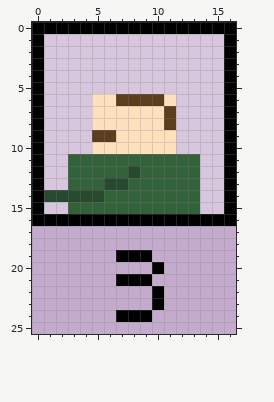
A pixel-art sprite gets an edit: assets/images/boris-off.png. This is how it looked before the edit.
The file is 17x26 pixels.
After:
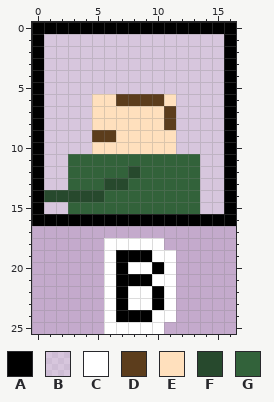
Palette (. is transparent): A #000000  B #ffffff54  C #ffffff  D #5c3d1c  E #ffe0bd  F #27492d  G #32623a
Changes in this commit:
{"y":18,"x":6,"old":".....","new":"CCCCC"}
{"y":19,"x":6,"old":".","new":"C"}
{"y":19,"x":10,"old":"..","new":"CC"}
{"y":20,"x":6,"old":"....","new":"CACC"}
{"y":20,"x":11,"old":".","new":"C"}
{"y":21,"x":6,"old":".","new":"C"}
{"y":21,"x":10,"old":"..","new":"CC"}
{"y":22,"x":6,"old":"....","new":"CACC"}
{"y":22,"x":11,"old":".","new":"C"}
{"y":23,"x":6,"old":"....","new":"CACC"}
{"y":23,"x":11,"old":".","new":"C"}
{"y":24,"x":6,"old":".","new":"C"}
{"y":24,"x":10,"old":"..","new":"CC"}
{"y":25,"x":6,"old":".....","new":"CCCCC"}
